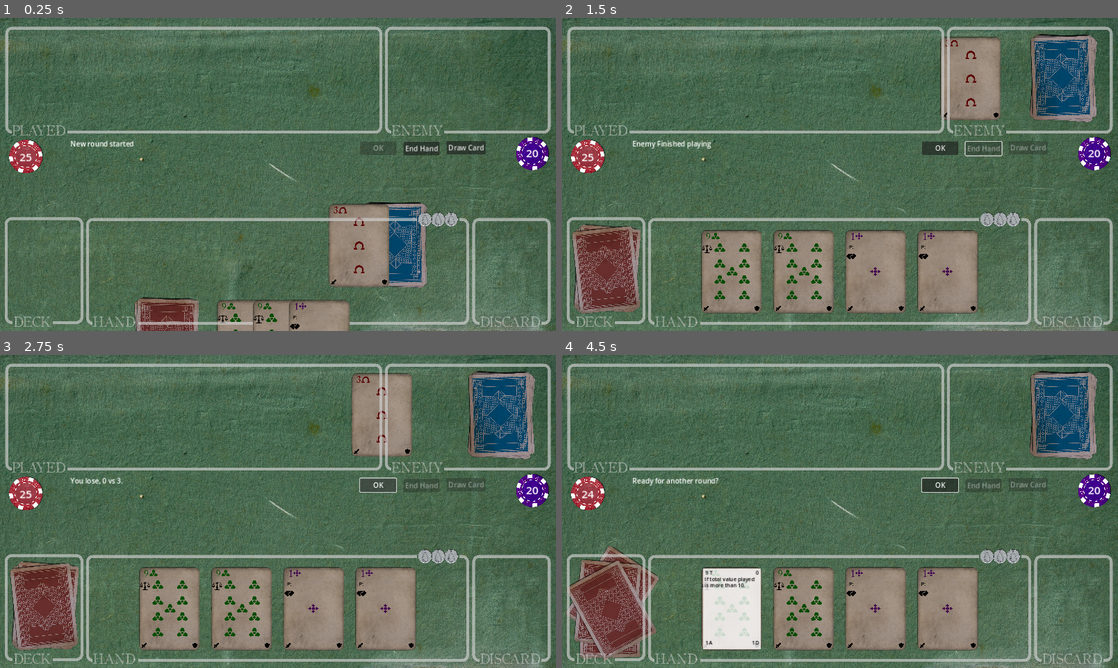
Above: before the commit, frames 1-4 (two rows, left to right).
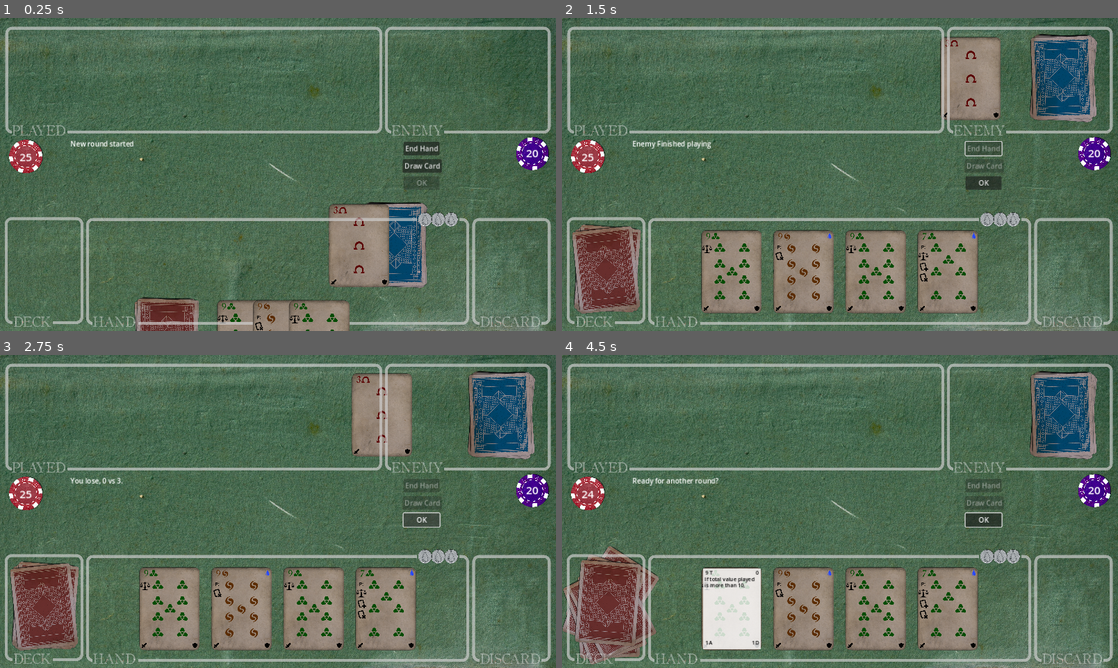
Above: after the commit, the same moments.

Repository: TicklesTheBrain/CardBuilder
Game: Godot game, scene res://game.tscn
The game is run twice, just before and just after one commit, with the same random seed, the same clock (stepped at 60 frames per second) and the same inputs. The engine's default icon, where the game draws it, is replaced by a stand-in: a white triangle on a blue panel in a dark square.
Inputs (mouse positions are in pixels of both pictures, inside the frame that each line leads up to):
- Up to frame 1 (0.25 s): no input
- Up to frame 2 (1.5 s): click "Draw Card" at 0.5 s; click "End Hand" at 1.25 s
- Up to frame 3 (2.75 s): click "OK" at 2 s
- Up to frame 4 (4.5 s): click "OK" at 2.75 s; click "OK" at 3.5 s; drag from (728, 608) to (873, 608) at 4.27 s

The runs differ from the first frame. In frame 1, 1.0% of the frame differs, in the area x 45-88%, y 39-100%; in frame 2, 1.8%; in frame 3, 1.7%; in frame 4, 3.8%, in the area x 0-96%, y 9-99%.

Commit message:
Added top message stuff

Diff:
--- /dev/null
+++ b/TopMessage.gd
@@ -0,0 +1,37 @@
+extends Node2D
+
+@export var text: Label
+@export var animation: AnimationPlayer
+
+var showing: bool = false
+signal messageHidden()
+
+func _ready():
+	Events.newTopMessageRequested.connect(showMessage)
+	Events.hideTopMessages.connect(hideMessage)
+
+func showMessage(newMessage: String):
+	if animation.is_playing():
+		var animationName = animation.current_animation
+		match animationName:
+			"hide":
+				await messageHidden
+			"show":
+				await animation.animation_finished
+				hideMessage()
+				await messageHidden
+
+	if showing:
+		hideMessage()
+		await messageHidden
+
+	text.text = newMessage
+	animation.play("show")
+	showing = true
+
+func hideMessage():
+
+	animation.play("hide")
+	await animation.animation_finished
+	showing = false
+	messageHidden.emit()
--- a/cardEffects/ceDiscard.gd
+++ b/cardEffects/ceDiscard.gd
@@ -18,7 +18,9 @@
 		cont.disposeAll()
 	else:
 		InputLord.cardSelectionRequested.emit(actor.hand, amountOfCardsToDiscard, receiveSelection)
+		Events.newTopMessageRequested.emit("Choose {num} cards to discard".format({"num": amountOfCardsToDiscard}))
 		await cardSelectionDone
+		Events.hideTopMessages.emit()
 		for card in selectedCards:
 			cont.disposeCard(card)
 
--- a/content/test_cards.tres
+++ b/content/test_cards.tres
@@ -460,7 +460,7 @@
 resource_name = "Add energy"
 script = ExtResource("2_j5dh7")
 amount = 2
-debug = false
+debug = true
 cardName = ""
 revealed = false
 cardBack = 0
--- a/events.gd
+++ b/events.gd
@@ -6,3 +6,5 @@
 signal playerTurnStart()
 signal playerTurnEnd(playerValue: int, buster: bool)
 signal gameStateChange()
+signal newTopMessageRequested(messageText: String)
+signal hideTopMessages()
--- a/game.tscn
+++ b/game.tscn
@@ -87,6 +87,7 @@
 [node name="Poker3" type="TextureRect" parent="Poker"]
 self_modulate = Color(0, 0, 0, 0.498039)
 show_behind_parent = true
+layout_mode = 0
 offset_left = 1.5
 offset_top = -1.5
 offset_right = 144.5
@@ -172,11 +173,10 @@
 
 [node name="Resources" type="Node" parent="Logic/Player"]
 
-[node name="hp" type="Node" parent="Logic/Player/Resources" node_paths=PackedStringArray("debugLabel")]
+[node name="hp" type="Node" parent="Logic/Player/Resources"]
 script = ExtResource("3_c142g")
 resourceName = "hp"
 baseline = 25
-debugLabel = NodePath("")
 
 [node name="BonusAttack" type="Node" parent="Logic/Player/Resources"]
 script = ExtResource("3_c142g")
@@ -200,12 +200,11 @@
 resourceName = "BonusDefence"
 capAtZero = true
 
-[node name="Energy" type="Node" parent="Logic/Player/Resources" node_paths=PackedStringArray("debugLabel")]
+[node name="Energy" type="Node" parent="Logic/Player/Resources"]
 script = ExtResource("3_c142g")
 resourceName = "Energy"
 baseline = 3
 capAtZero = true
-debugLabel = NodePath("")
 
 [node name="StartTurnCardDraw" type="Node" parent="Logic/Player/Resources"]
 script = ExtResource("3_c142g")
@@ -285,11 +284,10 @@
 resourceName = "BustValue"
 baseline = 21
 
-[node name="enemyHp" type="Node" parent="Logic/Enemy/Resources" node_paths=PackedStringArray("debugLabel")]
+[node name="enemyHp" type="Node" parent="Logic/Enemy/Resources"]
 script = ExtResource("3_c142g")
 resourceName = "hp"
 baseline = 20
-debugLabel = NodePath("")
 
 [node name="EnemyBonusAttack" type="Node" parent="Logic/Enemy/Resources"]
 script = ExtResource("3_c142g")
@@ -320,10 +318,10 @@
 capAtZero = true
 
 [node name="DrawButton" type="Button" parent="."]
-offset_left = 1028.0
-offset_top = 283.0
-offset_right = 1118.0
-offset_bottom = 314.0
+offset_left = 927.0
+offset_top = 325.0
+offset_right = 1017.0
+offset_bottom = 356.0
 text = "Draw Card"
 
 [node name="EndButton" type="Button" parent="."]
@@ -335,10 +333,10 @@
 "
 
 [node name="OkBUtton" type="Button" parent="."]
-offset_left = 829.0
-offset_top = 284.0
-offset_right = 912.0
-offset_bottom = 315.0
+offset_left = 929.0
+offset_top = 364.0
+offset_right = 1012.0
+offset_bottom = 395.0
 text = "OK
 "
 
--- a/project.godot
+++ b/project.godot
@@ -25,6 +25,7 @@
 CardDisplayLord="*res://card_display_lord.tscn"
 CardImageMaker="*res://cardImageMaker.tscn"
 CardNamingLord="*res://card_naming_lord.tscn"
+TopMessage="*res://top_message.tscn"
 
 [debug]
 
--- /dev/null
+++ b/top_message.tscn
@@ -0,0 +1,92 @@
+[gd_scene load_steps=8 format=3 uid="uid://die8dommtbcyo"]
+
+[ext_resource type="Script" path="res://TopMessage.gd" id="1_1hh7v"]
+[ext_resource type="Texture2D" uid="uid://bmdryvr48vu5j" path="res://assets/plankAndChain.png" id="2_vshg4"]
+[ext_resource type="FontFile" uid="uid://d3orine1p7k7d" path="res://fonts/OLDSH___.TTF" id="3_vkxed"]
+
+[sub_resource type="Animation" id="Animation_7eaf7"]
+resource_name = "show"
+step = 0.05
+tracks/0/type = "value"
+tracks/0/imported = false
+tracks/0/enabled = true
+tracks/0/path = NodePath("Sprite2D:position")
+tracks/0/interp = 1
+tracks/0/loop_wrap = true
+tracks/0/keys = {
+"times": PackedFloat32Array(0, 1),
+"transitions": PackedFloat32Array(0.277393, 1.31951),
+"update": 0,
+"values": [Vector2(640, -181), Vector2(640, -18)]
+}
+
+[sub_resource type="Animation" id="Animation_midkl"]
+length = 0.001
+tracks/0/type = "value"
+tracks/0/imported = false
+tracks/0/enabled = true
+tracks/0/path = NodePath("Sprite2D:position")
+tracks/0/interp = 1
+tracks/0/loop_wrap = true
+tracks/0/keys = {
+"times": PackedFloat32Array(0),
+"transitions": PackedFloat32Array(1),
+"update": 0,
+"values": [Vector2(640, -180)]
+}
+
+[sub_resource type="Animation" id="Animation_jpge6"]
+resource_name = "hide"
+tracks/0/type = "value"
+tracks/0/imported = false
+tracks/0/enabled = true
+tracks/0/path = NodePath("Sprite2D:position")
+tracks/0/interp = 1
+tracks/0/loop_wrap = true
+tracks/0/keys = {
+"times": PackedFloat32Array(0, 1),
+"transitions": PackedFloat32Array(0.482968, 0.732043),
+"update": 0,
+"values": [Vector2(640, -18), Vector2(640, -181)]
+}
+
+[sub_resource type="AnimationLibrary" id="AnimationLibrary_t74fg"]
+_data = {
+"RESET": SubResource("Animation_midkl"),
+"hide": SubResource("Animation_jpge6"),
+"show": SubResource("Animation_7eaf7")
+}
+
+[node name="TopMessage" type="Node2D" node_paths=PackedStringArray("text", "animation")]
+z_index = 200
+script = ExtResource("1_1hh7v")
+text = NodePath("Sprite2D/Message")
+animation = NodePath("AnimationPlayer")
+
+[node name="Sprite2D" type="Sprite2D" parent="."]
+position = Vector2(640, -180)
+texture = ExtResource("2_vshg4")
+metadata/_edit_group_ = true
+
+[node name="Message" type="Label" parent="Sprite2D"]
+self_modulate = Color(1, 1, 1, 0.501961)
+offset_left = -590.0
+offset_top = 92.0
+offset_right = 596.0
+offset_bottom = 147.0
+theme_override_colors/font_color = Color(0, 0, 0, 1)
+theme_override_fonts/font = ExtResource("3_vkxed")
+theme_override_font_sizes/font_size = 40
+text = "THIS IS THE LONGEST TEXT THAT YOU HAVE EVER SEEN"
+horizontal_alignment = 1
+
+[node name="Shadow" type="Sprite2D" parent="Sprite2D"]
+self_modulate = Color(0, 0, 0, 0.490196)
+show_behind_parent = true
+position = Vector2(10, -10)
+texture = ExtResource("2_vshg4")
+
+[node name="AnimationPlayer" type="AnimationPlayer" parent="."]
+libraries = {
+"": SubResource("AnimationLibrary_t74fg")
+}
Binary file added: assets/plankAndChain.png
Not shown, added: assets/plankAndChain.png.import
